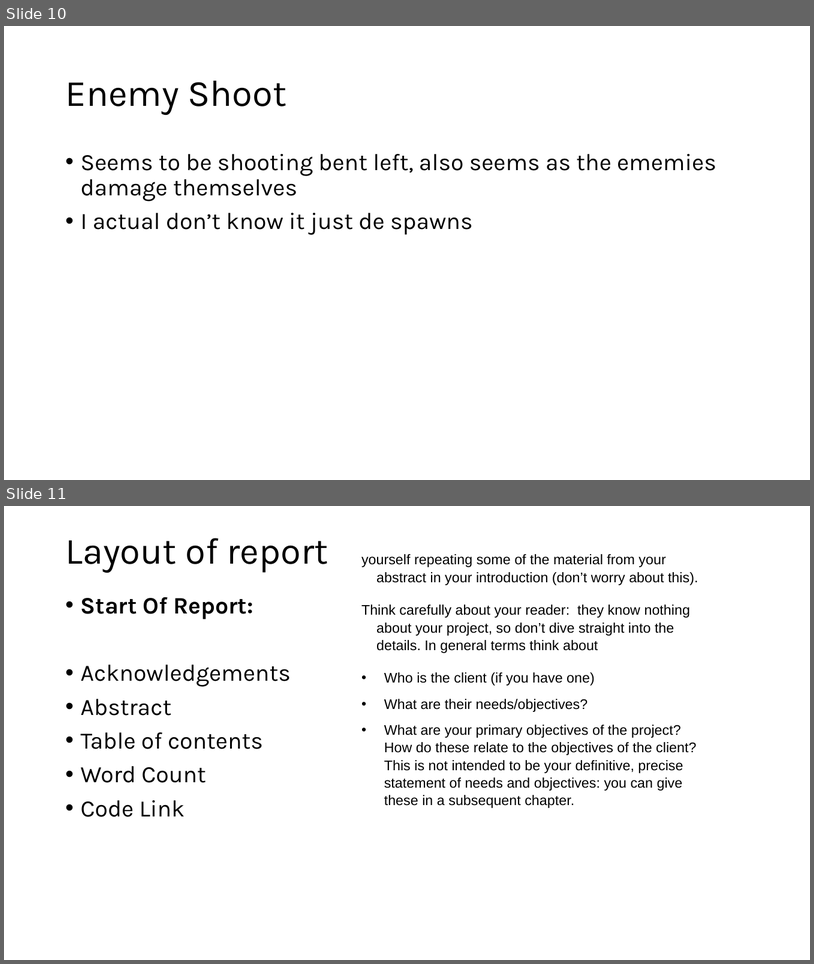
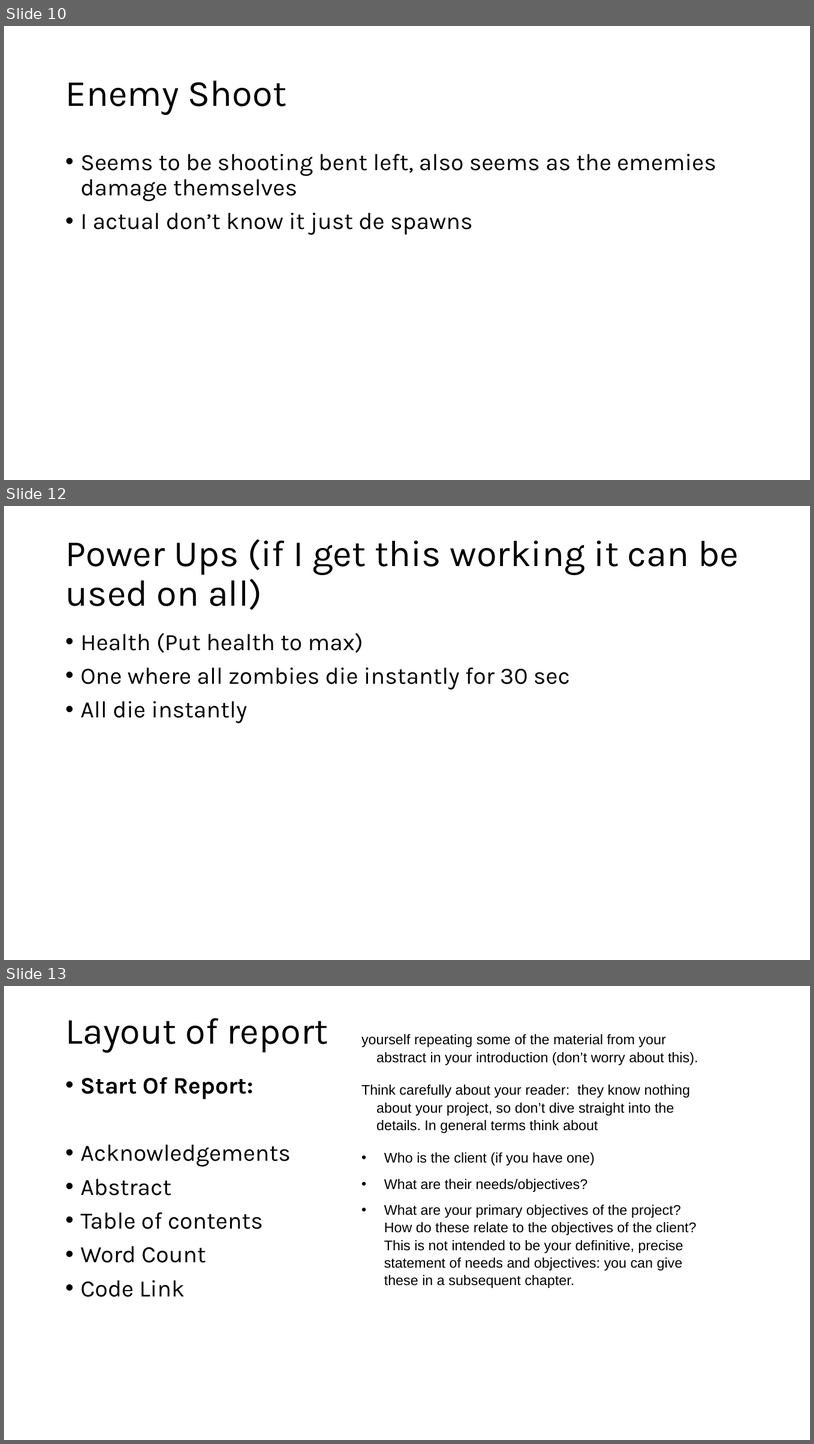
Before and after one commit to Mdot5596/Timeline-Takedown, a slide deck: Documentation/Report/Documentationofstuff.pptx. Shown one above the other, each under a label of ours: slides 10 and 11 before the commit, slides 10, 12 and 13 after it; the slides between them are not shown. The pictures are 814x964 and 814x1444 pixels, drawn with LibreOffice and Linux fonts; fonts in the diff are those of the drawing. Boxes give left, top, right and bottom in pixels: in the first picture for what was removed or moved away, otherwise in the second. Text is boxed around its words. In the diff, an @@ line names an element or a change of style, - is before the commit and + after.

```diff
--- a/Documentation/Report/Documentationofstuff.pptx
+++ b/Documentation/Report/Documentationofstuff.pptx
@@ slide 12 added at <box>4,506,810,960</box>, background #FFFFFF @@
@@ title added at <box>65,539,739,610</box>, 44 pt, text #000000 @@
+Power Ups (if I get this working it can be used on all)
@@ text added at <box>81,633,570,723</box>, 28 pt, text #000000 @@
+• Health (Put health to max)
+• One where all zombies die instantly for 30 sec
+• All die instantly
@@ what was slide 11 is now slide 13 @@
```
Also in this commit, not shown: 1 other slide added, 14 other files.
